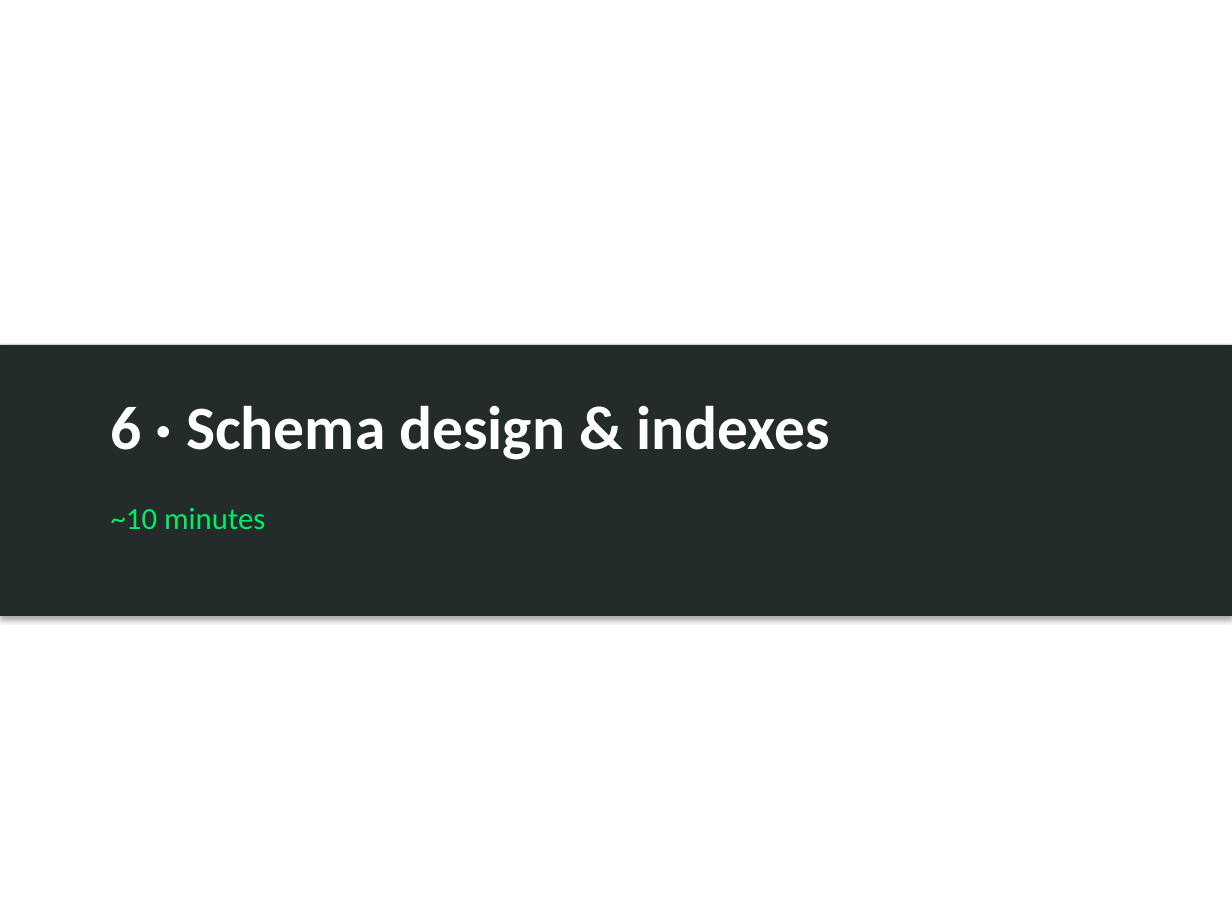
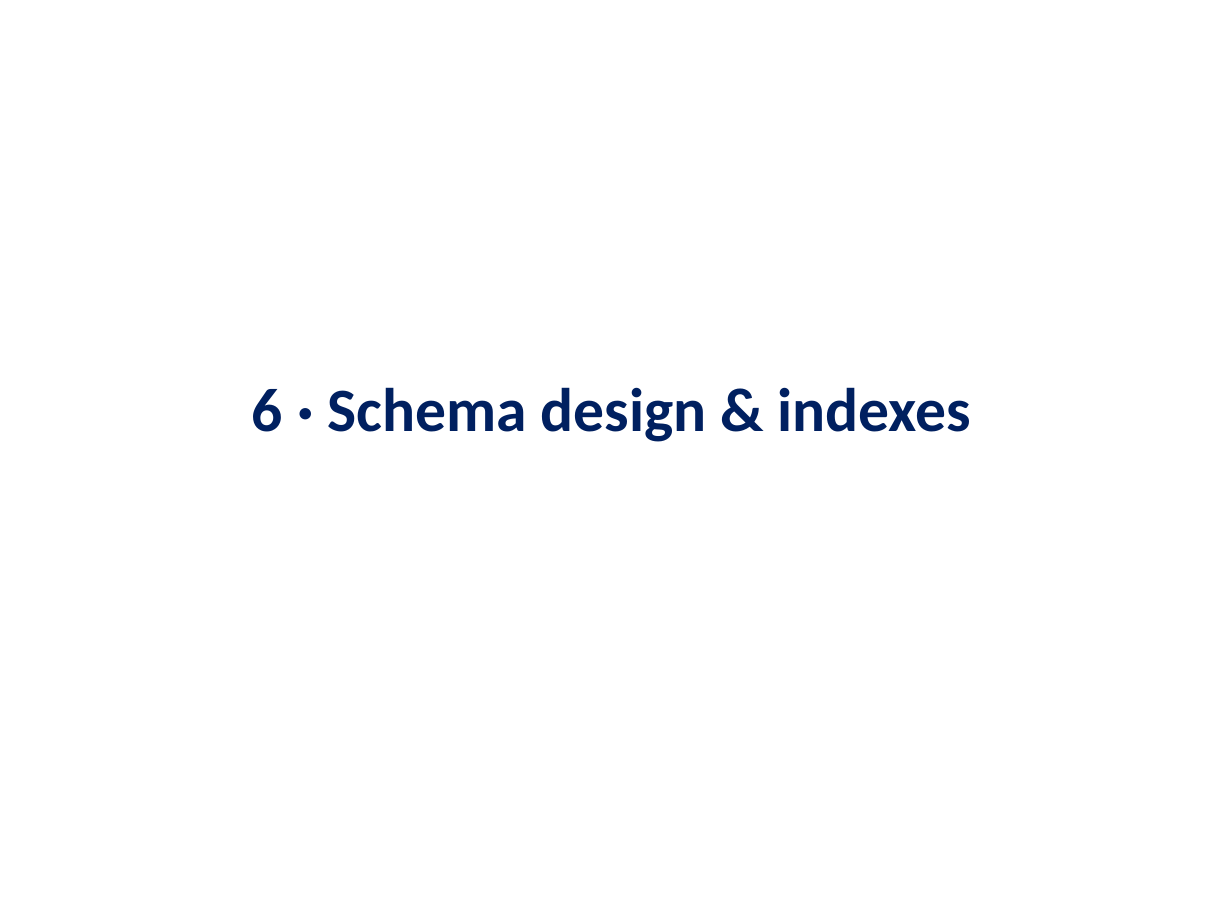
Before and after one commit to kashiraza01/MERN-Lectures, a slide deck: slide 30 of Week 5/Day 22/Lecture Day 22 - Introduction to MongoDB.pptx. Drawn at 1232x924 pixels with LibreOffice and Linux fonts; fonts in the diff are those of the drawing. Boxes give left, top, right and bottom in pixels: in the first picture for what was removed or moved away, otherwise in the second. Text is boxed around its words. In the diff, an @@ line names an element or a change of style, - is before the commit and + after.

Commit message:
updated

```diff
--- a/Week 5/Day 22/Lecture Day 22 - Introduction to MongoDB.pptx
+++ b/Week 5/Day 22/Lecture Day 22 - Introduction to MongoDB.pptx
@@ rectangle removed at (0, 345, 1232, 616) @@
@@ text "6 · Schema design & ...": place and size @@
-text "6 · Schema design & ..." at (111, 405, 829, 460)
+text "6 · Schema design & ..." at (252, 387, 971, 442)
@@ text "6 · Schema design & ..." at (252, 387, 971, 442): text colour #FFFFFF to #002060 @@
@@ text removed at (111, 508, 265, 530) @@
-~10 minutes
```
Also in this commit, not shown: 4 other slides changed, 4 slides removed.
